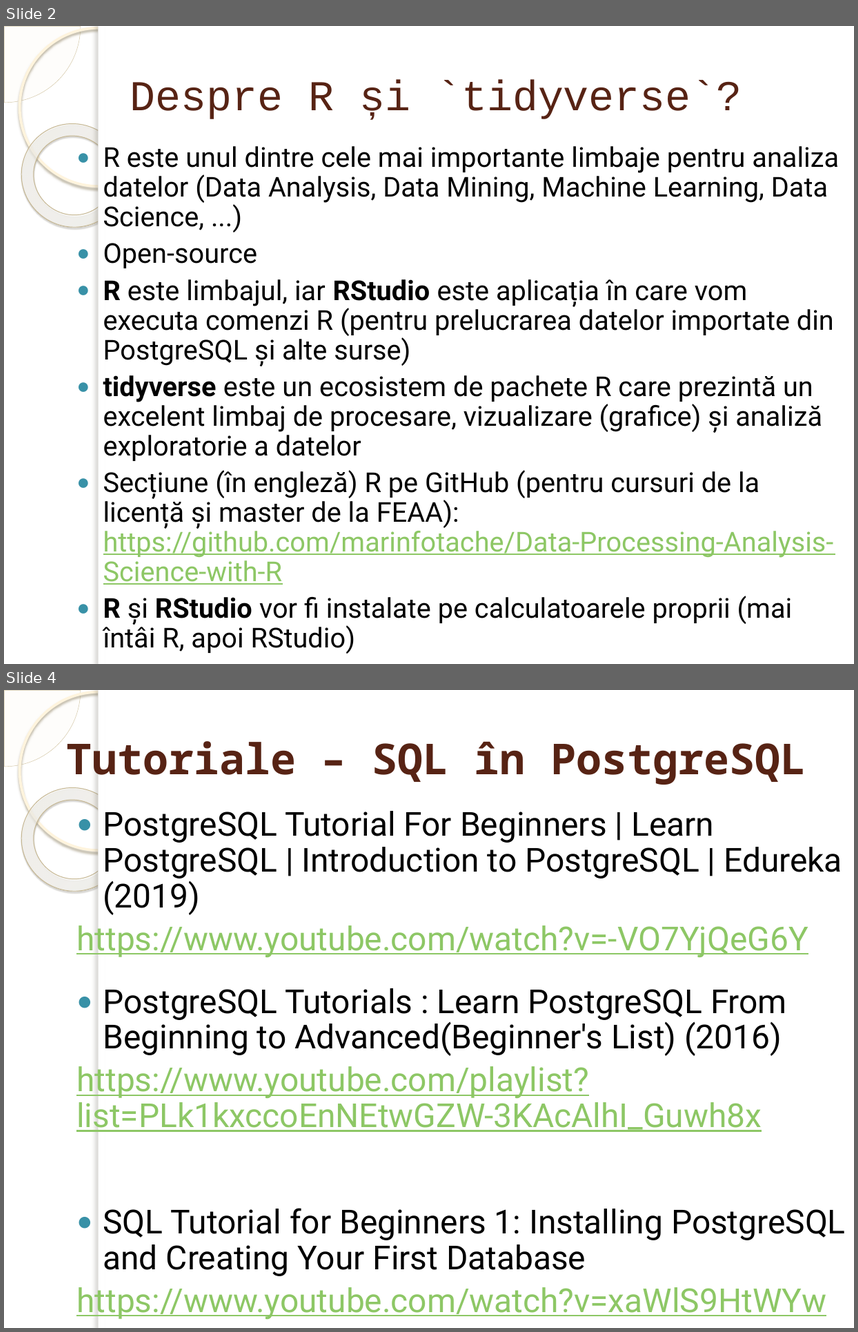
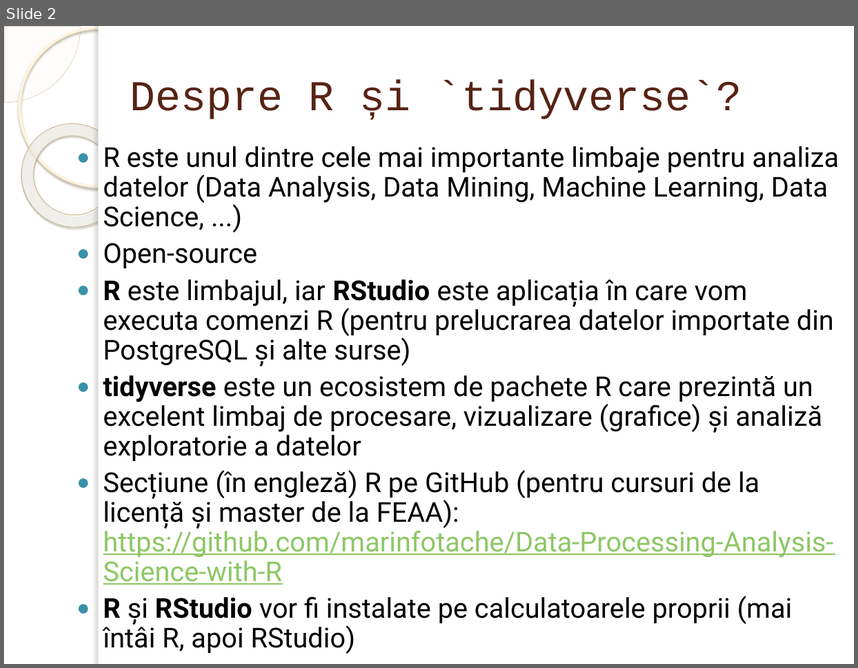
Before and after one commit to marinfotache/Baze-de-date-I, a slide deck: 00_Lucru PostgreSQL si R/00b_Instalare si lucru in R si RStudio.pptx. Shown one above the other, each under a label of ours: slides 2 and 4 before the commit, slide 2 after it; the slides between them are not shown. The pictures are 858x1332 and 858x668 pixels, drawn with LibreOffice and Linux fonts; fonts in the diff are those of the drawing; background and template pictures are left out. Boxes give left, top, right and bottom in pixels: in the first picture for what was removed or moved away, otherwise in the second. Text is boxed around its words. In the diff, an @@ line names an element or a change of style, - is before the commit and + after.

```diff
--- a/00_Lucru PostgreSQL si R/00b_Instalare si lucru in R si RStudio.pptx
+++ b/00_Lucru PostgreSQL si R/00b_Instalare si lucru in R si RStudio.pptx
@@ slide 4 removed at bbox=[4, 690, 854, 1328], background picture (left out); not listed: 5 template elements that a slide beside it also shows @@
@@ title removed at bbox=[66, 734, 806, 785] @@
-Tutoriale – SQL în PostgreSQL
@@ text removed at bbox=[76, 811, 846, 1319] @@
-● PostgreSQL Tutorial For Beginners | Learn PostgreSQL | Introduction to PostgreSQL | Edureka (2019)
-https://www.youtube.com/watch?v=-VO7YjQeG6Y
-● PostgreSQL Tutorials : Learn PostgreSQL From Beginning to Advanced(Beginner's List) (2016)
-https://www.youtube.com/playlist?list=PLk1kxccoEnNEtwGZW-3KAcAlhI_Guwh8x
-● SQL Tutorial for Beginners 1: Installing PostgreSQL and Creating Your First Database
-https://www.youtube.com/watch?v=xaWlS9HtWYw
```
Also in this commit, not shown: 1 other slide removed.
